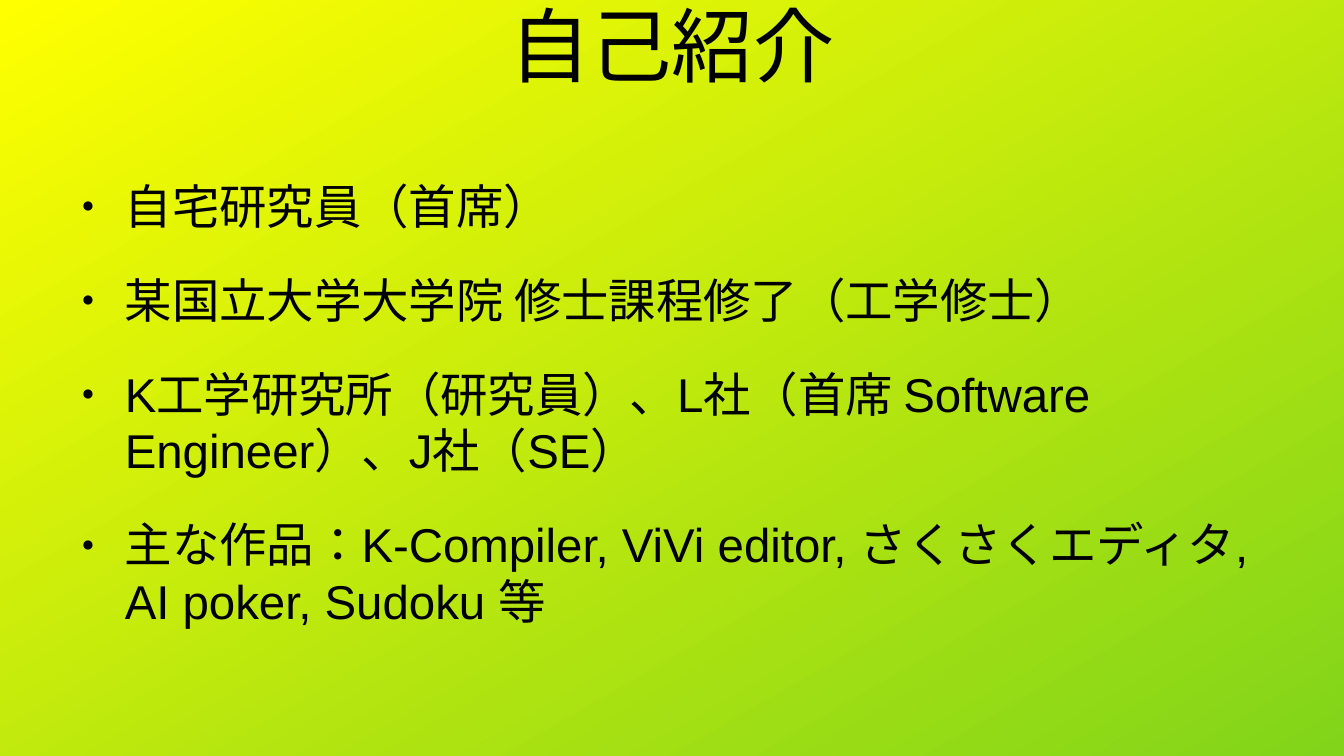
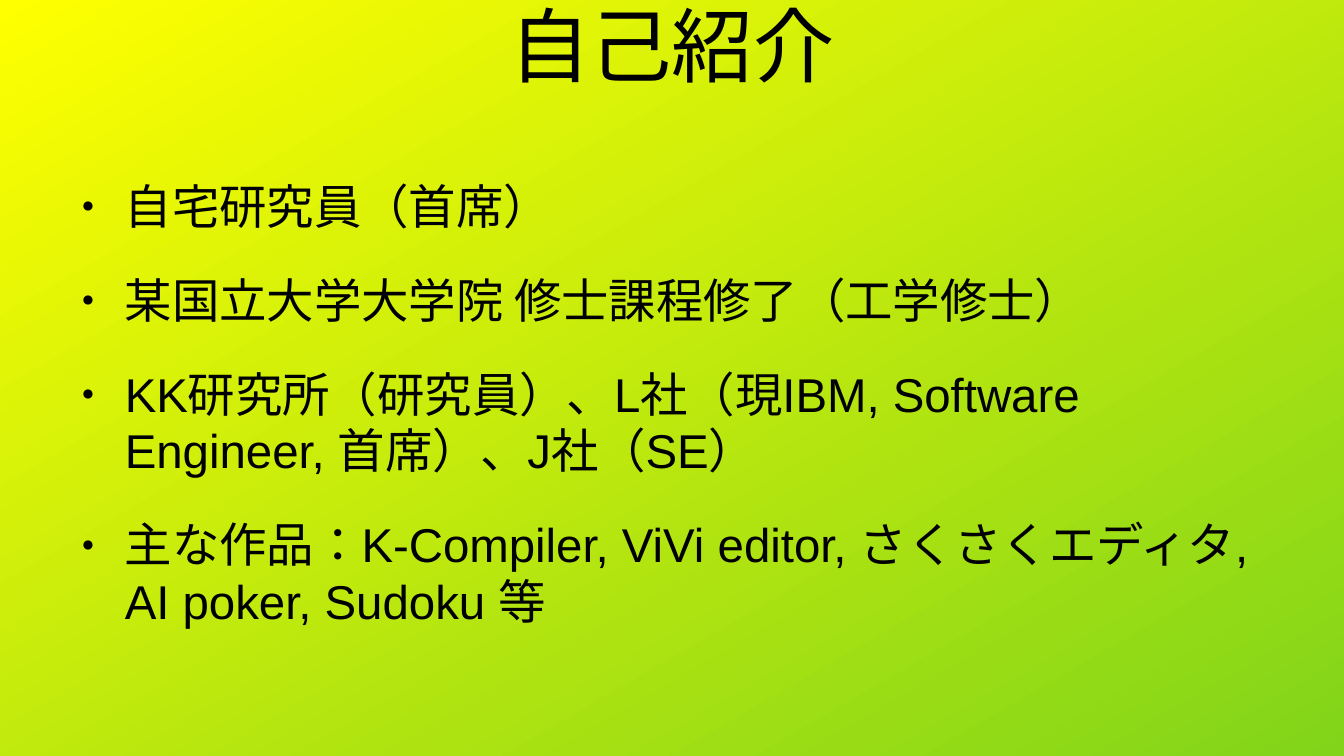
Before and after one commit to shigmas/viMarkdown, a slide deck: slide 2 of tech/ja/LT20260708/自動テスト.odp. Drawn at 1344x756 pixels with LibreOffice and Linux fonts; fonts in the diff are those of the drawing. Boxes give left, top, right and bottom in pixels: in the first picture for what was removed or moved away, otherwise in the second. Text is boxed around its words. In the diff, an @@ line names an element or a change of style, - is before the commit and + after.

```diff
--- a/tech/ja/LT20260708/自動テスト.odp
+++ b/tech/ja/LT20260708/自動テスト.odp
@@ text at [125, 374, 1080, 478]: text changed @@
-● K工学研究所（研究員）、L社（首席 Software Engineer）、J社（SE）
+● KK研究所（研究員）、L社（現IBM, Software Engineer, 首席）、J社（SE）
```
Also in this commit, not shown: 3 other slides changed, 5 slides added, 3 slides removed, 2 other files.
